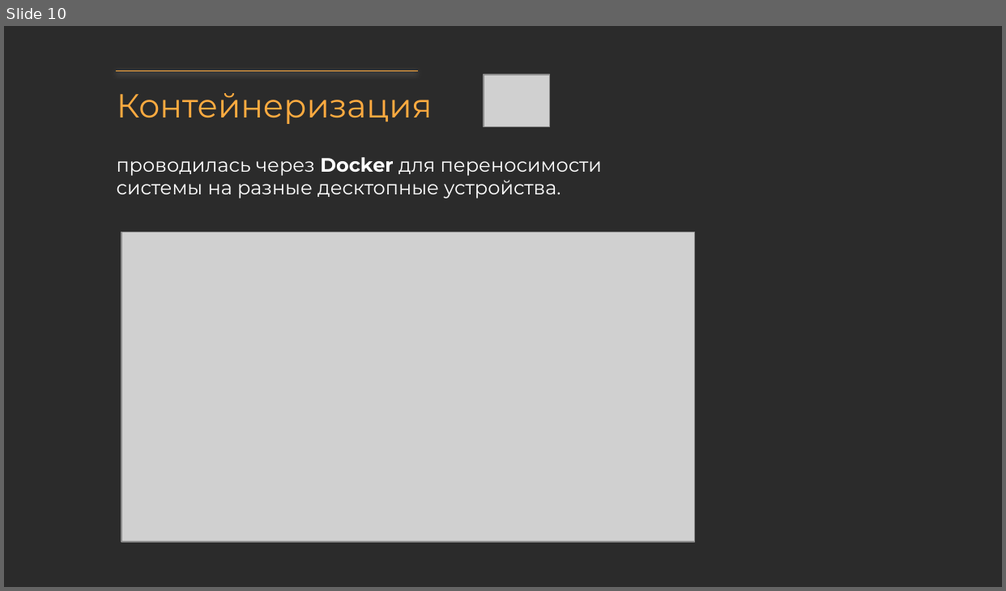
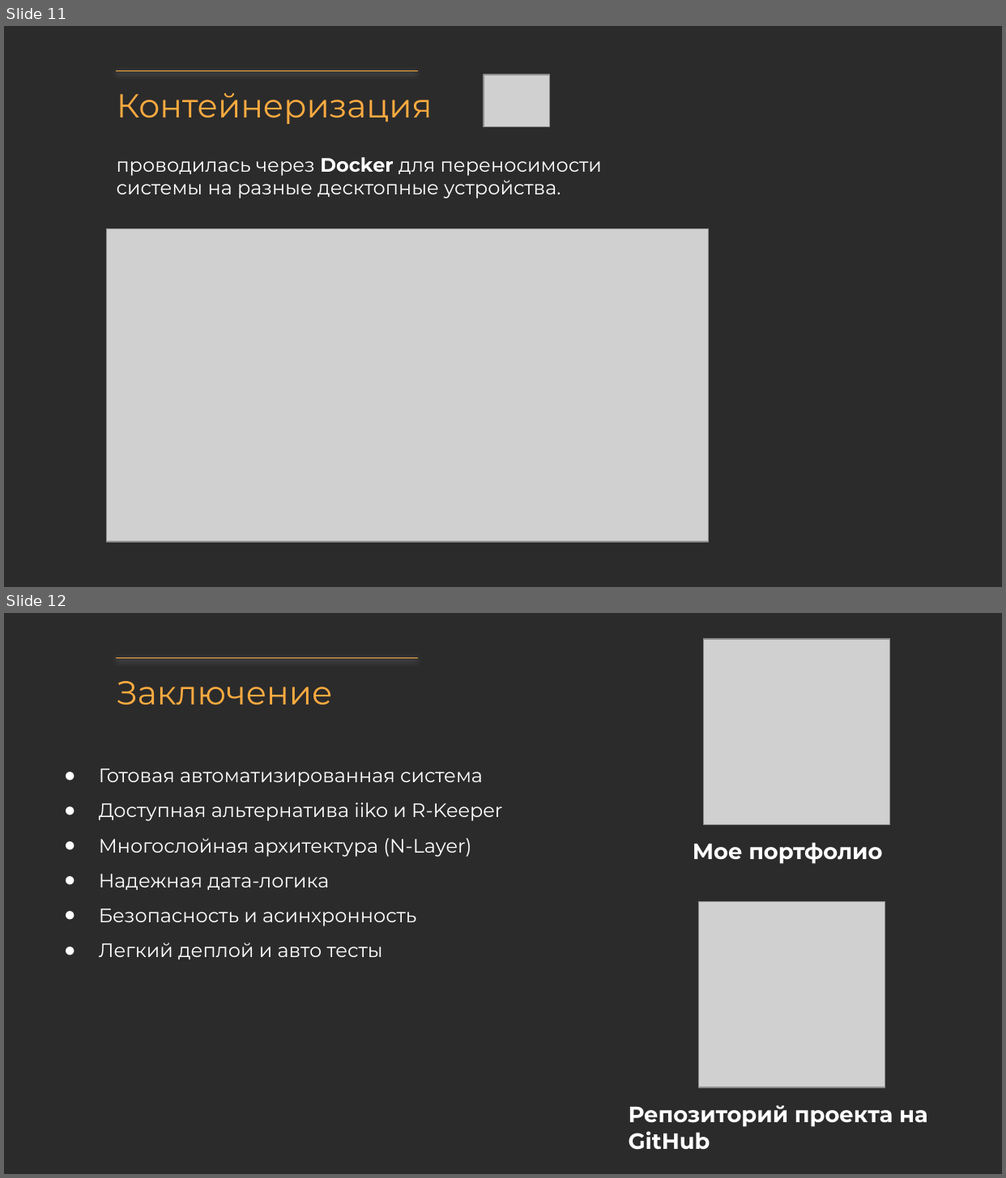
Before and after one commit to Bikmacs/CafeSystem, a slide deck: Docs/Презентация системы кафе.pptx. Shown one above the other, each under a label of ours: slide 10 before the commit, slides 11 and 12 after it. The pictures are 1006x591 and 1006x1178 pixels, drawn with LibreOffice and Linux fonts; fonts in the diff are those of the drawing; grey boxes stand for pictures; background and template pictures are left out; a plain dark background stands for a picture behind light text. Boxes give left, top, right and bottom in pixels: in the first picture for what was removed or moved away, otherwise in the second. Text is boxed around its words. In the diff, an @@ line names an element or a change of style, - is before the commit and + after.

```diff
--- a/Docs/Презентация системы кафе.pptx
+++ b/Docs/Презентация системы кафе.pptx
@@ slide 12 added at [4, 613, 1002, 1174], background picture (left out) @@
@@ line added from (116, 658) to (417, 658), #FFAB40 0.75 pt @@
@@ picture added at [704, 639, 890, 825] @@
@@ title added at [117, 681, 333, 705], 24 pt, text #FFAB40 @@
+Заключение
@@ text added at [99, 769, 502, 960], 14 pt, text #FFFFFF @@
+● Готовая автоматизированная система
+● Доступная альтернатива iiko и R-Keeper
+● Многослойная архитектура (N-Layer)
+● Надежная дата-логика
+● Безопасность и асинхронность
+● Легкий деплой и авто тесты
@@ text added at [692, 842, 882, 864], 16 pt, text #FFFFFF, bold @@
+Мое портфолио
@@ picture added at [698, 901, 885, 1088] @@
@@ text added at [629, 1105, 927, 1150], 16 pt, text #FFFFFF, bold @@
+Репозиторий проекта на GitHub
@@ what was slide 10 is now slide 11 @@
@@ slide 11 changed as well @@
@@ picture: place and size @@
-picture at [121, 233, 695, 543]
+picture at [107, 229, 709, 543]
```
Also in this commit, not shown: 7 other slides changed, 2 other slides added, 1 slide removed, 13 other files.
